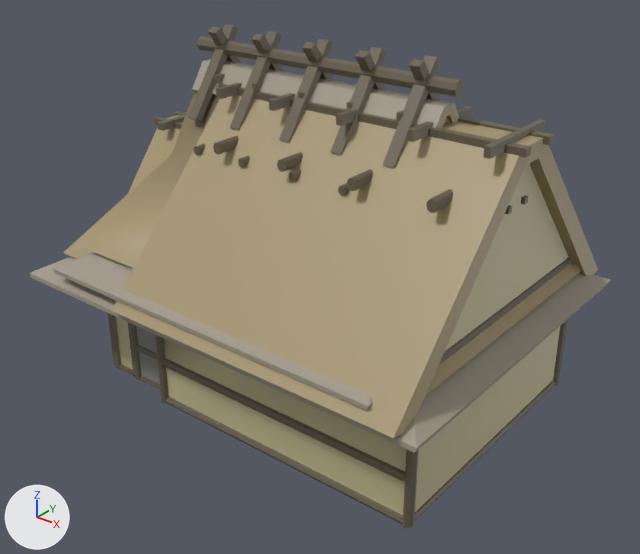
Renders of the FBX model Mhmd/Fbx/Houses/Lakehouses/Lake_Houses.fbx from each side of a commit.
Camera for both pictures: a 50 mm lens placed at (19.7, -24.5, 19.6), pointed at (0.6, -0.6, 4.8). The lights are fixed; the arrows at lower left show +X, +Y and +Z. Where no turn or scale is listed for an object, it has been applied to the vertices. Vertices at the same position are counted once.

Before the edit, the objects in view are built like this:
```python
ob_original_lake_house = bpy.data.objects.new('original_lake_house', me_mesh)
ob_original_lake_house.parent = ob_lakehouse
ob_original_lake_house.location = (0.0, 0.0, 0.0)
ob_original_lake_house2 = bpy.data.objects.new('original_lake_house2', me_mesh_002)
ob_original_lake_house2.parent = ob_lakehouse
ob_original_lake_house2.location = (0.0, 0.0, 0.0)
ob_original_lake_house3 = bpy.data.objects.new('original_lake_house3', me_mesh_003)
ob_original_lake_house3.location = (0.0, 0.0, 0.0)
ob_original_lake_house4 = bpy.data.objects.new('original_lake_house4', me_mesh_004)
ob_original_lake_house4.location = (0.0, 0.0, -0.05)
```
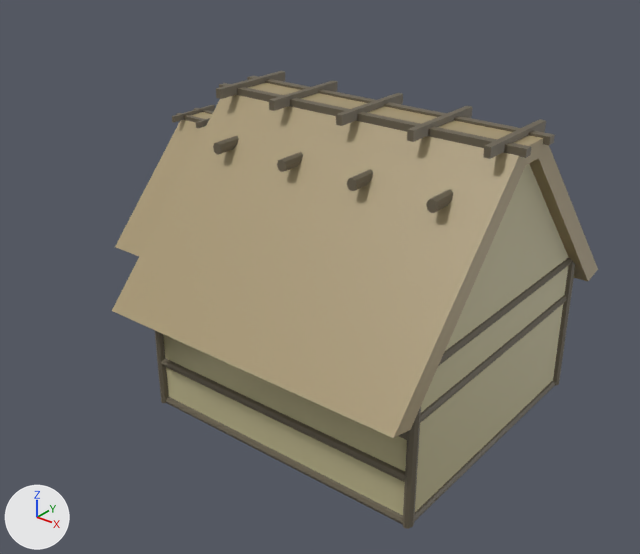
Changed parts and their boxes (x1, y1, x2, y2) in the pictures (640 x 554 px):
'original_lake_house', hidden: before (29, 24, 610, 453)
'original_lake_house3', deleted: before (53, 74, 404, 410)
    faces in mat_house_pillars_grey (grey #a29a8a): (53, 252, 373, 410)
    faces in mat_thatchy_roof (beige #a79671): (87, 136, 201, 268)
    faces in mat_darker (brown #69604e): (130, 74, 404, 389)
'original_lake_house2', hidden (beige): before (128, 111, 528, 214)
part 1 of me_mesh, built on: before (445, 107, 453, 116)

Patch to the scene script:
```diff
--- a/Mhmd/Fbx/Houses/Lakehouses/Lake_Houses.fbx.py
+++ b/Mhmd/Fbx/Houses/Lakehouses/Lake_Houses.fbx.py
@@ me_mesh @@
 # used by ob_original_lake_house; parent = ob_lakehouse; location = (0.0, 0.0, 0.0)
-me_mesh.from_pydata(...)  # 514 vertices, 418 faces; spans x -912.0..912.0, y 0.0..1353.0, z -691.0..691.0
+me_mesh.from_pydata(...)  # 526 vertices, 434 faces; spans x -912.0..912.0, y 0.0..1353.0, z -691.0..691.0
+# me_mesh part 1
+# 12 faces are deleted
+# 12 vertices are added at x -544.0..544.0, y 893.0..1206.0, z 0.0
+# 27 new faces join them, mat_thatchy_roof (beige #a79671)
+# 1 new face joins them, mat_house_pillars_grey (grey #a29a8a)
 me_mesh.materials.append(mat_house_pillars_grey)
@@ ob_original_lake_house2 @@
 ob_original_lake_house2.location = (0.0, 0.0, 0.0)
+ob_original_lake_house2.hide_viewport = True
@@ ob_original_lake_house3 @@
-ob_original_lake_house3 = bpy.data.objects.new('original_lake_house3', me_mesh_003)
-ob_original_lake_house3.location = (0.0, 0.0, 0.0)
@@ ob_original_lake_house @@
 ob_original_lake_house.location = (0.0, 0.0, 0.0)
+ob_original_lake_house.hide_viewport = True
```
